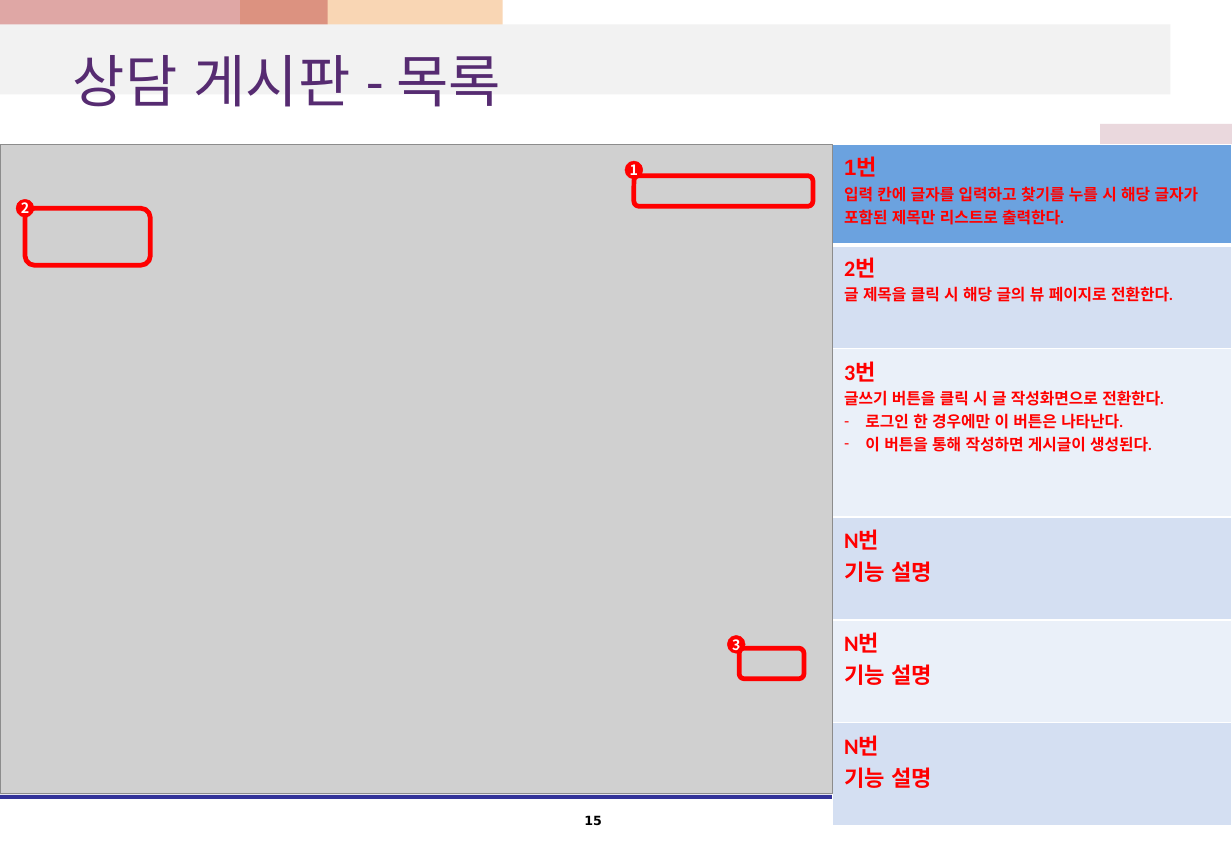
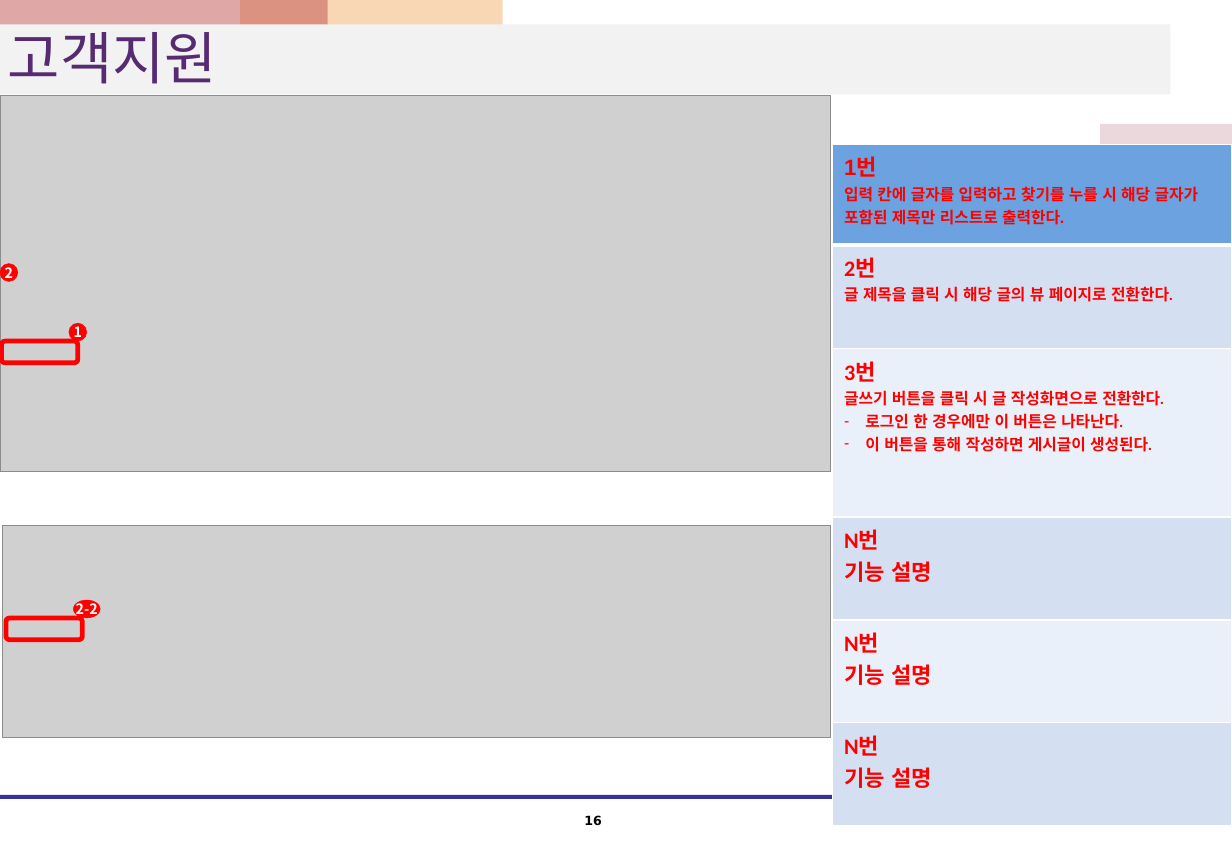
Before and after one commit to kshwang/javapj, a slide deck: slide 16 of 웹1팀_프로젝트_화면설계서.pptx (slide 15 before the commit). Drawn at 1232x853 pixels with LibreOffice and Linux fonts; fonts in the diff are those of the drawing; grey boxes stand for pictures. Boxes give left, top, right and bottom in pixels: in the first picture for what was removed or moved away, otherwise in the second. Text is boxed around its words. In the diff, an @@ line names an element or a change of style, - is before the commit and + after.

```diff
--- a/웹1팀_프로젝트_화면설계서.pptx
+++ b/웹1팀_프로젝트_화면설계서.pptx
@@ title at (8, 22, 217, 84): text changed @@
-상담 게시판 - 목록
+고객지원
@@ picture added at (0, 95, 831, 472) @@
@@ picture removed at (0, 144, 832, 793) @@
@@ rounded rectangle removed at (634, 176, 813, 207) @@
@@ ellipse "2": place and size @@
-ellipse "2" at (16, 199, 34, 217)
+ellipse "2" at (0, 264, 18, 282)
@@ ellipse "1": place and size @@
-ellipse "1" at (625, 161, 643, 180)
+ellipse "1" at (69, 323, 88, 341)
@@ rounded rectangle: place and size @@
-rounded rectangle at (25, 208, 150, 265)
+rounded rectangle at (1, 341, 77, 363)
@@ picture added at (2, 525, 831, 736) @@
@@ rounded rectangle added at (6, 617, 82, 639), outline #FF0000 3 pt @@
@@ ellipse added at (74, 600, 101, 618), fill #FF0000, outline #FF0000 0.25 pt, 9 pt, text #FFFFFF, bold @@
+2-2
@@ ellipse removed at (727, 635, 746, 654) @@
-3
@@ rounded rectangle removed at (739, 648, 804, 679) @@
```
Also in this commit, not shown: 13 other slides changed, 5 slides added, 8 slides removed.
